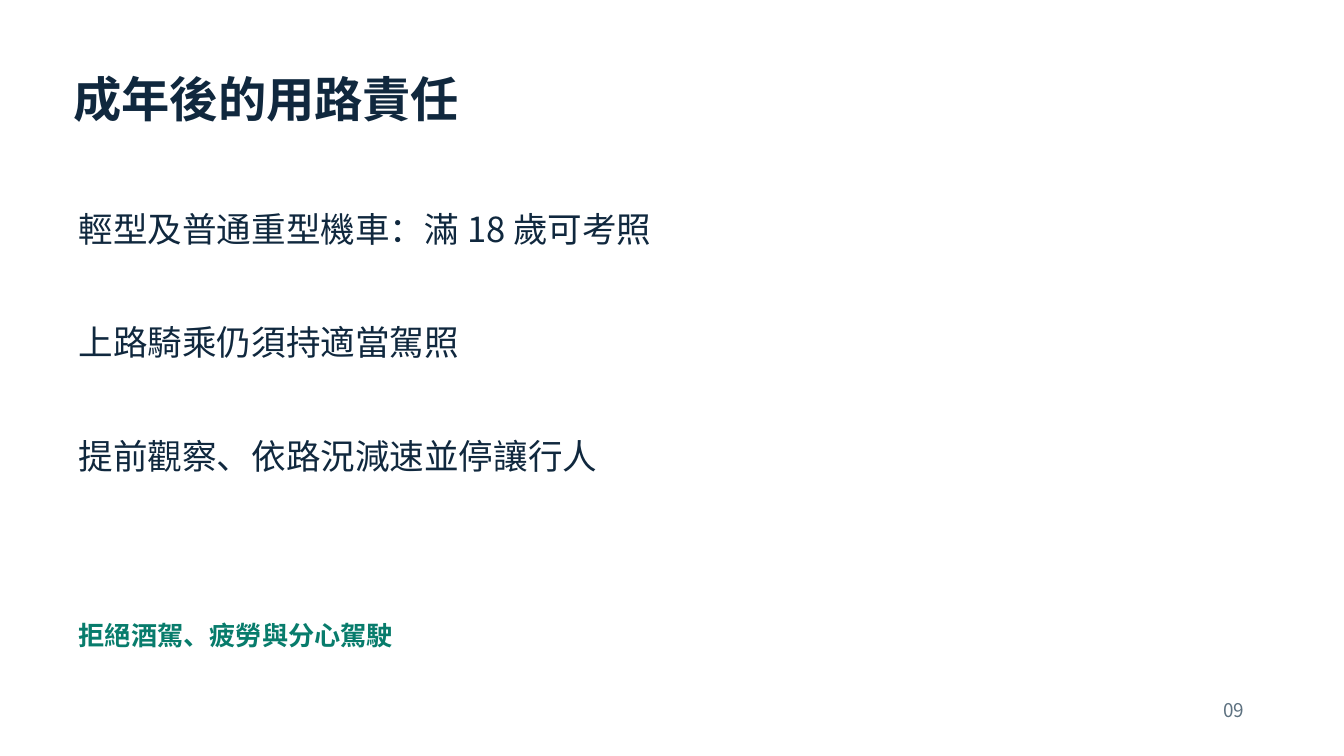
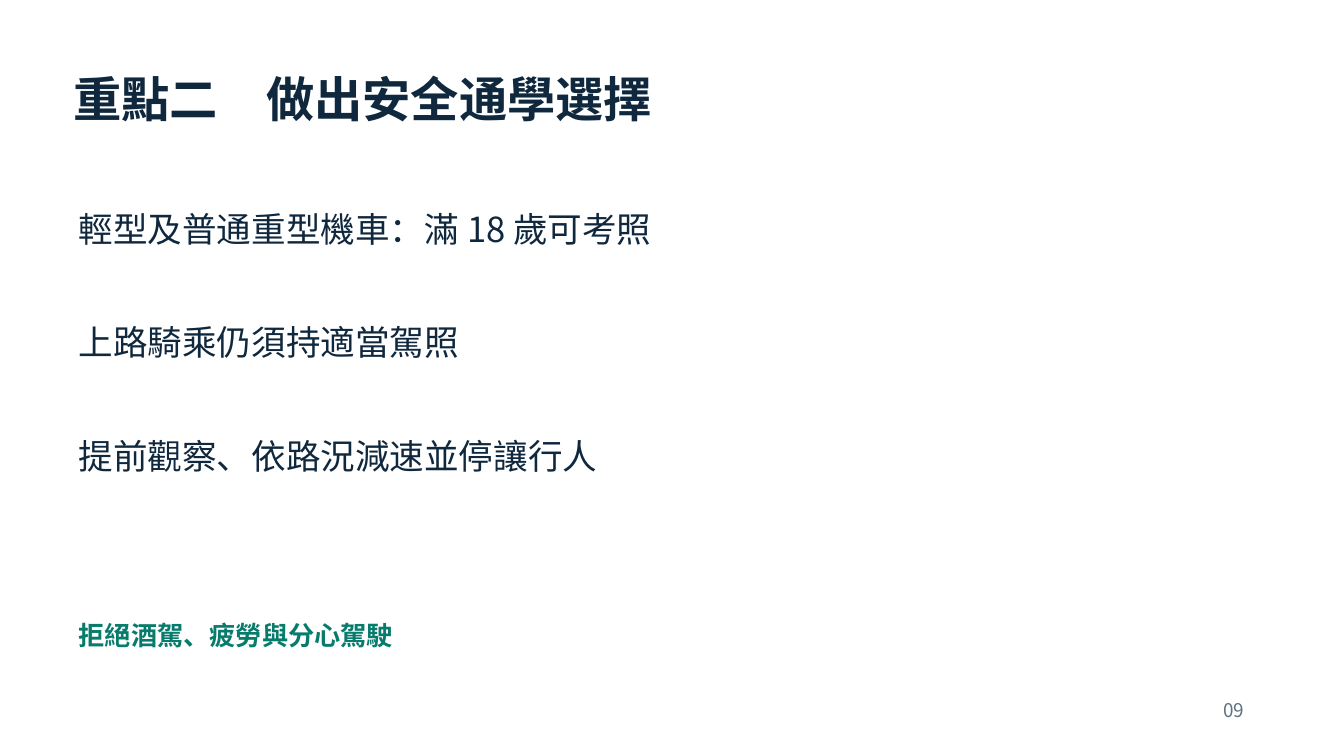
Before and after one commit to YOYO-MAN/yangmei-road-safety, a slide deck: slide 9 of teacher-led/materials/teacher-slides.pptx. Drawn at 1344x756 pixels with LibreOffice and Linux fonts; fonts in the diff are those of the drawing. Boxes give left, top, right and bottom in pixels: in the first picture for what was removed or moved away, otherwise in the second. Text is boxed around its words. In the diff, an @@ line names an element or a change of style, - is before the commit and + after.

```diff
--- a/teacher-led/materials/teacher-slides.pptx
+++ b/teacher-led/materials/teacher-slides.pptx
@@ text at (73, 75, 652, 122): text changed @@
-成年後的用路責任
+重點二 做出安全通學選擇
```
Also in this commit, not shown: 4 other slides changed, 29 other files.
